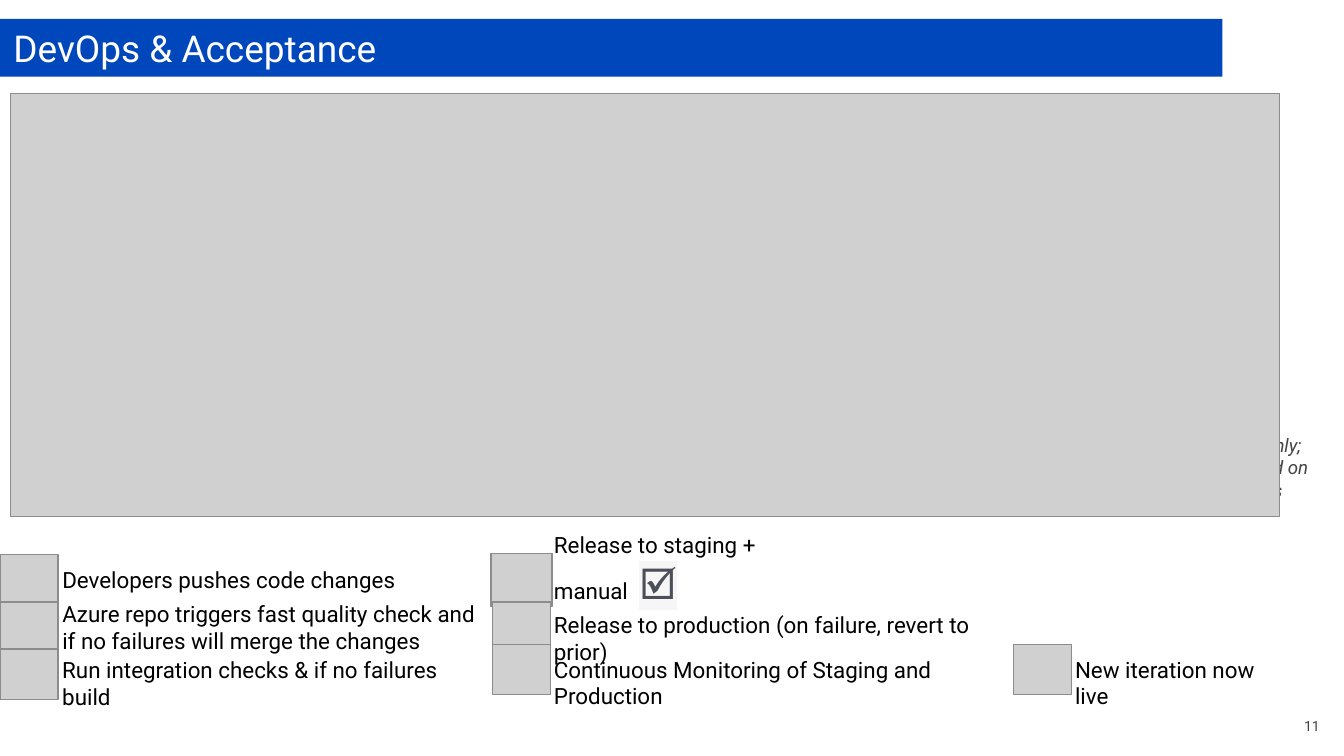
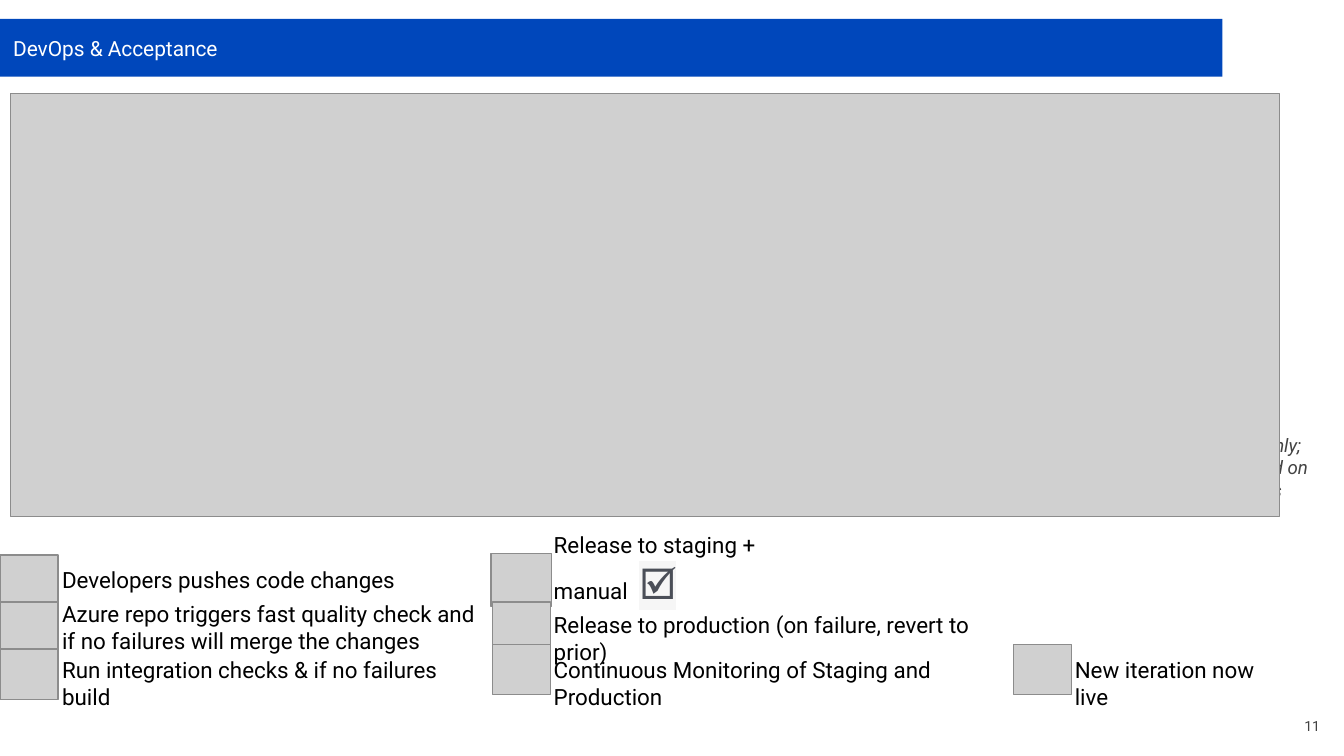
Before and after one commit to leecowdrey/Case-Study-Travel-Agency-Architecture, a slide deck: slide 11 of TRAVELclique Case Study.pptx. Drawn at 1344x756 pixels with LibreOffice and Linux fonts; fonts in the diff are those of the drawing; grey boxes stand for pictures. Boxes give left, top, right and bottom in pixels: in the first picture for what was removed or moved away, otherwise in the second. Text is boxed around its words. In the diff, an @@ line names an element or a change of style, - is before the commit and + after.

```diff
--- a/TRAVELclique Case Study.pptx
+++ b/TRAVELclique Case Study.pptx
@@ rectangle "DevOps & Acceptance" at [0,19,1223,77]: size 19.8 to 11.2 pt; title to rectangle @@
```
Also in this commit, not shown: 11 other slides changed, 3 slides removed, 1 other file.
